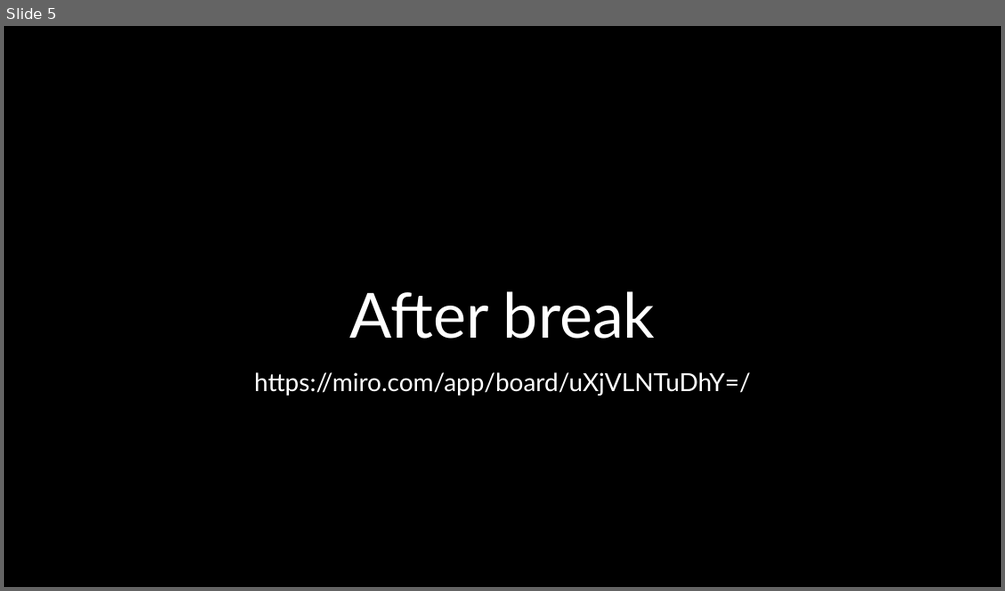
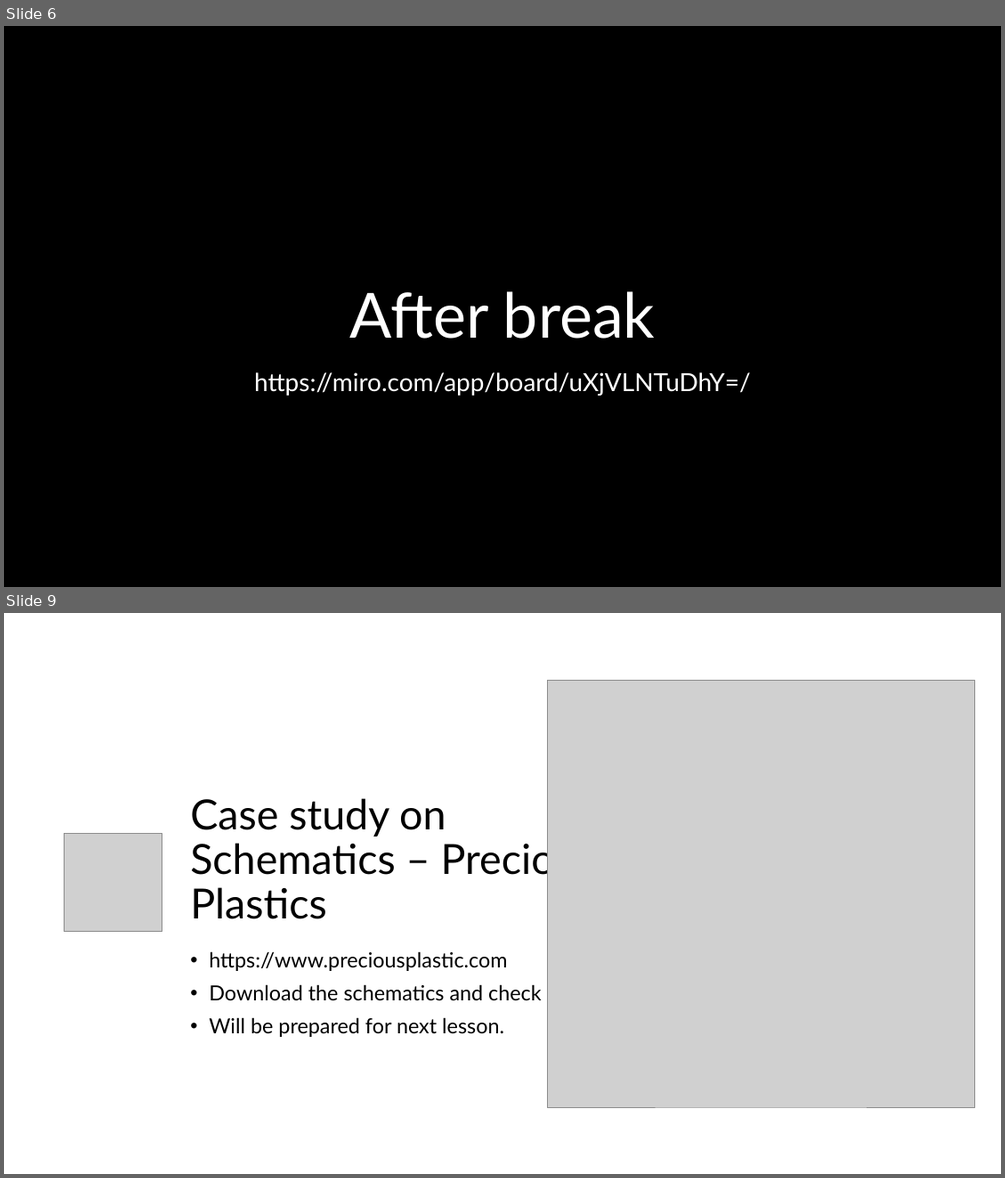
Before and after one commit to JLNU-EETC3433/courseware, a slide deck: 20241031-lesson5.pptx. Shown one above the other, each under a label of ours: slide 5 before the commit, slides 6 and 9 after it; the slides between them are not shown. The pictures are 1005x591 and 1005x1178 pixels, drawn with LibreOffice and Linux fonts; fonts in the diff are those of the drawing; grey boxes stand for pictures; background and template pictures are left out. Boxes give left, top, right and bottom in pixels: in the first picture for what was removed or moved away, otherwise in the second. Text is boxed around its words. In the diff, an @@ line names an element or a change of style, - is before the commit and + after.

Commit message:
added lesson summaries

```diff
--- a/20241031-lesson5.pptx
+++ b/20241031-lesson5.pptx
@@ slide 9 added at [4,613,1001,1174], background #FFFFFF @@
@@ picture added at [547,680,974,1107] @@
@@ title added at [190,798,596,919], 40 pt, text #000000 @@
+Case study on Schematics – Precious Plastics
@@ picture added at [65,834,162,932] @@
@@ text added at [209,951,594,1037], 20 pt, text #000000 @@
+• https://www.preciousplastic.com
+• Download the schematics and check them out
+• Will be prepared for next lesson.
@@ what was slide 5 is now slide 6 @@
```
Also in this commit, not shown: 4 other slides added, 1 other file.
